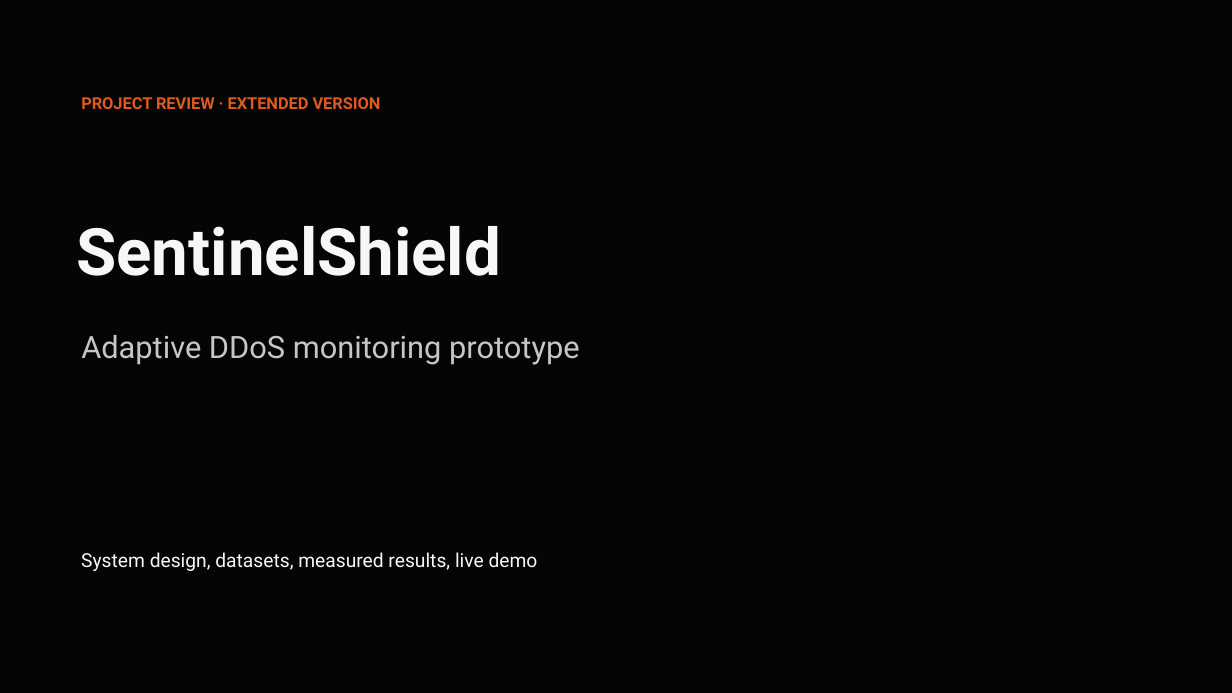
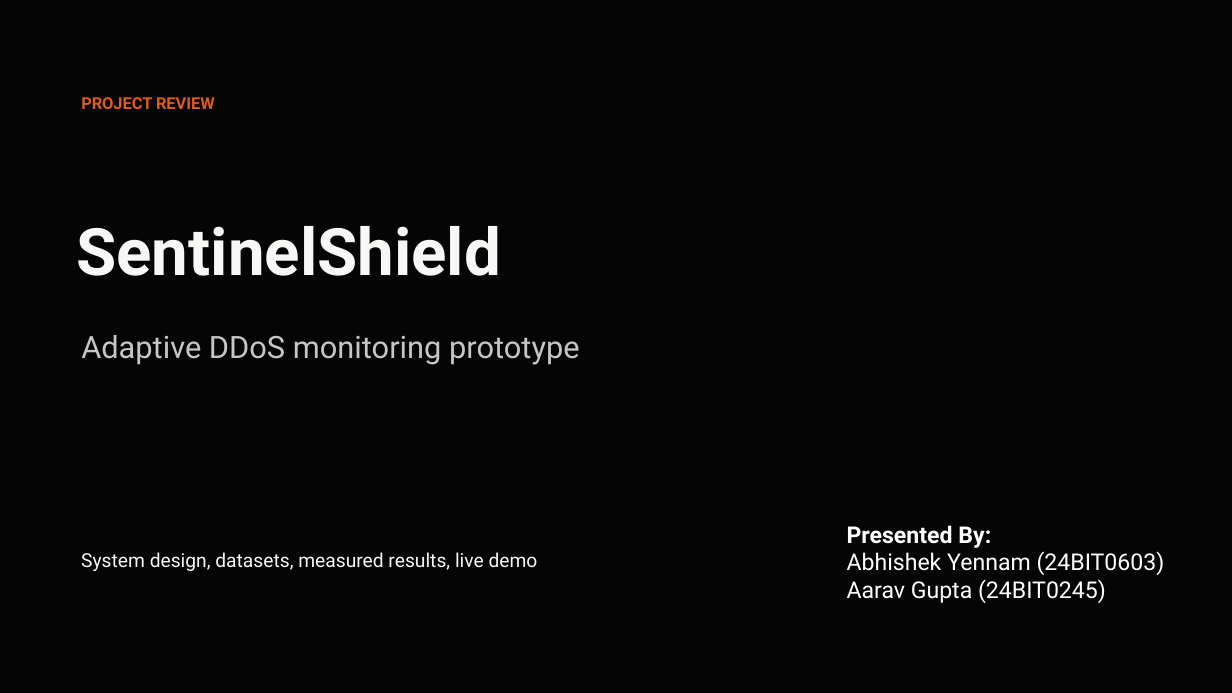
Before and after one commit to abh1shek-git/SentinelShield, a slide deck: slide 1 of presentation/SentinelShield_Project_Review_Detailed.pptx. Drawn at 1232x693 pixels with LibreOffice and Linux fonts; fonts in the diff are those of the drawing. Boxes give left, top, right and bottom in pixels: in the first picture for what was removed or moved away, otherwise in the second. Text is boxed around its words. In the diff, an @@ line names an element or a change of style, - is before the commit and + after.

Commit message:
Prepare SentinelShield repository for project review

```diff
--- a/presentation/SentinelShield_Project_Review_Detailed.pptx
+++ b/presentation/SentinelShield_Project_Review_Detailed.pptx
@@ text at box(81, 97, 215, 109): text changed @@
-PROJECT REVIEW · EXTENDED VERSION
+PROJECT REVIEW
@@ text added at box(847, 525, 1165, 603), 18 pt, text #FFFFFF @@
+Presented By:
+Abhishek Yennam (24BIT0603)
+Aarav Gupta (24BIT0245)
```
Also in this commit, not shown: 7 other files.
